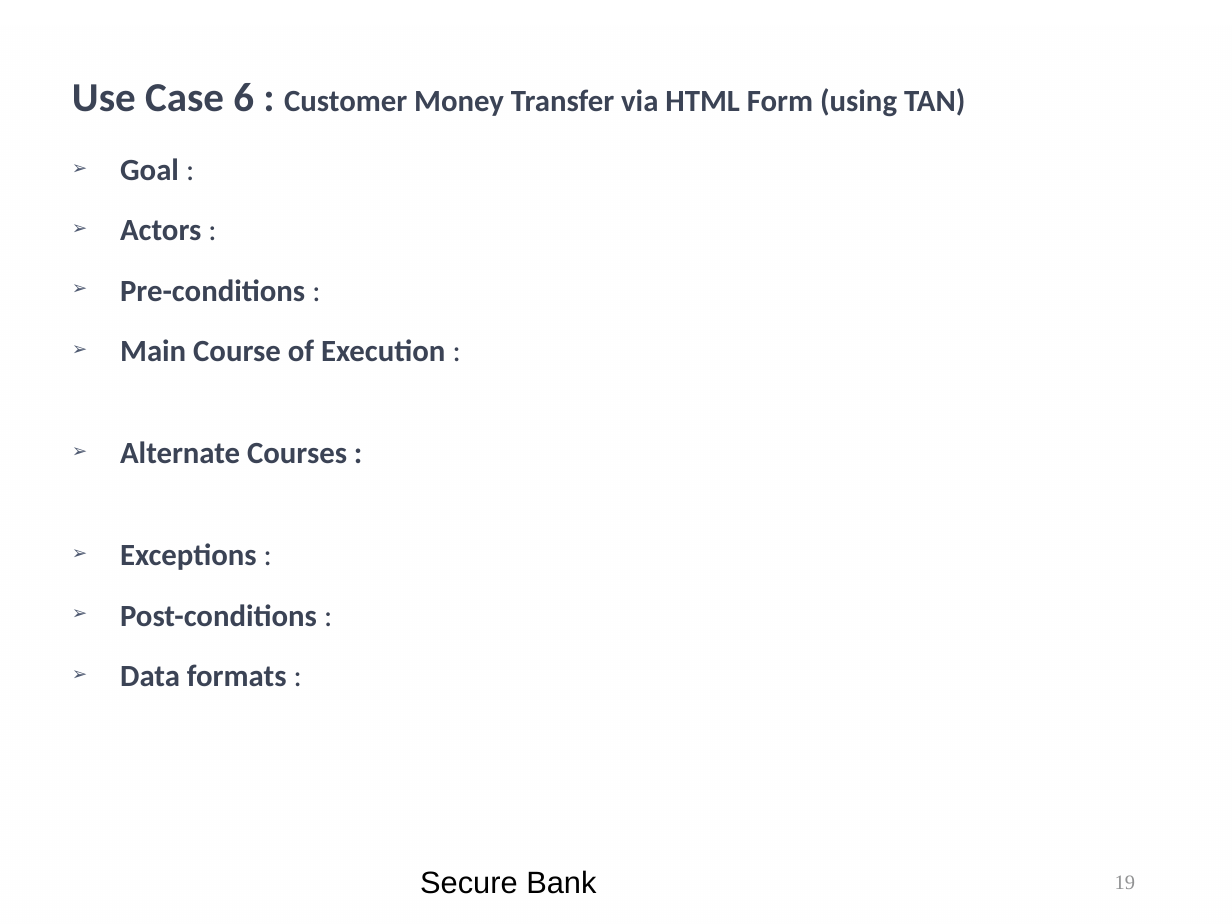
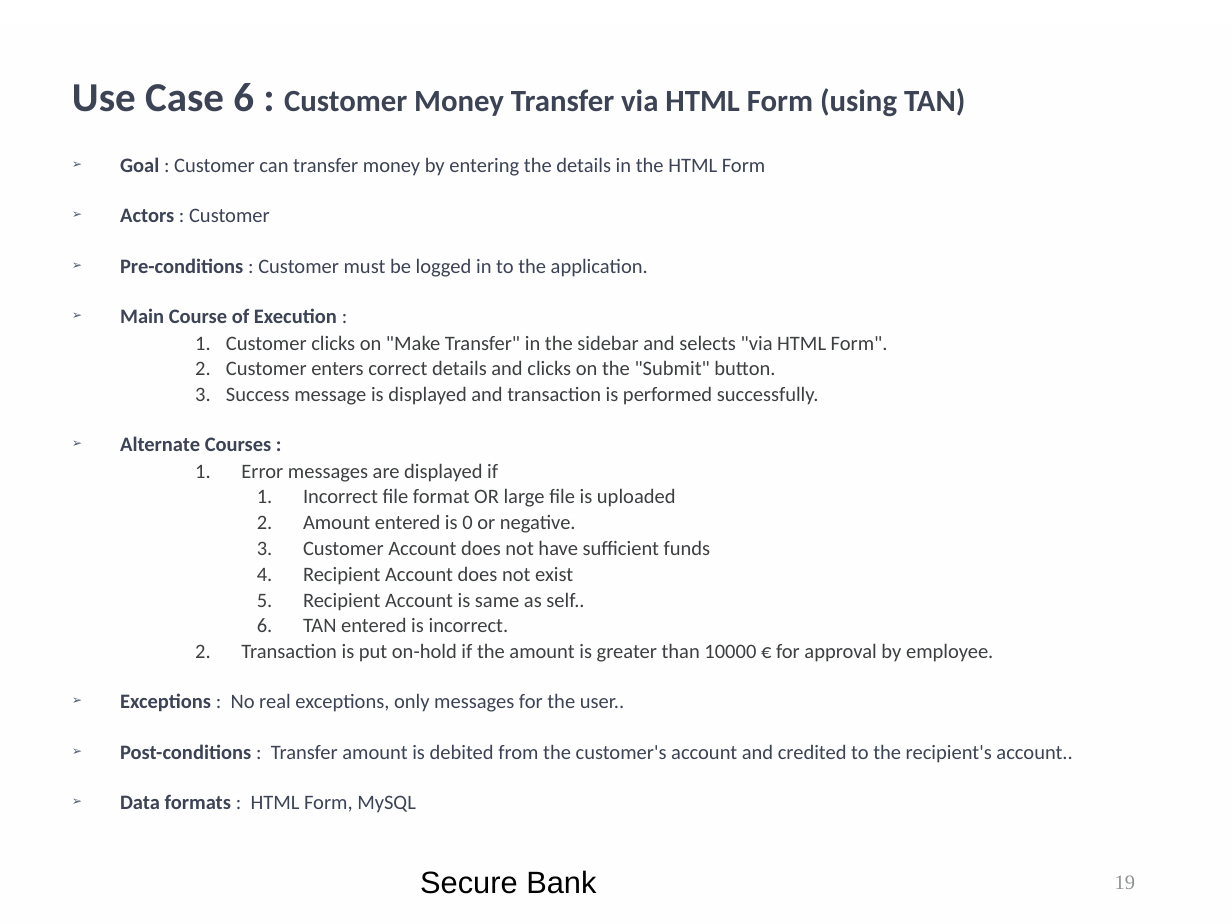
Before and after one commit to kwuerl/secure-coding-team-8, a slide deck: slide 19 of presentations/Phase3.ppt. Drawn at 1232x924 pixels with LibreOffice and Linux fonts; fonts in the diff are those of the drawing; background and template pictures are left out. Boxes give left, top, right and bottom in pixels: in the first picture for what was removed or moved away, otherwise in the second. Text is boxed around its words. In the diff, an @@ line names an element or a change of style, - is before the commit and + after.

```diff
--- a/presentations/Phase3.ppt
+++ b/presentations/Phase3.ppt
@@ text at box(120, 157, 765, 277): text changed; size 18 to 12 pt; bold off @@
-➢ Goal :
-➢ Actors :
-➢ Pre-conditions :
+➢ Goal : Customer can transfer money by entering the details in the HTML Form
+➢ Actors : Customer
+➢ Pre-conditions : Customer must be logged in to the application.
@@ text at box(120, 308, 337, 451): size 18 to 12 pt in "Main Course of Execution :", "Alternate Courses :" @@
@@ text at box(226, 335, 888, 405): paragraphs added @@
+    1. Customer clicks on "Make Transfer" in the sidebar and selects "via HTML Form".
+    2. Customer enters correct details and clicks on the "Submit" button.
+    3. Success message is displayed and transaction is performed successfully.
@@ text at box(120, 463, 1072, 813): text changed; size 18 to 12 pt; text colour #3B4355 to #3D3F41; bold off @@
-➢ Exceptions :
-➢ Post-conditions :
-➢ Data formats :
+    1. Error messages are displayed if
+      1. Incorrect file format OR large file is uploaded
+      2. Amount entered is 0 or negative.
+      3. Customer Account does not have sufficient funds
+      4. Recipient Account does not exist
+      5. Recipient Account is same as self..
+      6. TAN entered is incorrect.
+    2. Transaction is put on-hold if the amount is greater than 10000 € for approval by employee.
+➢ Exceptions : No real exceptions, only messages for the user..
+➢ Post-conditions : Transfer amount is debited from the customer's account and credited to the recipient's account..
+➢ Data formats : HTML Form, MySQL
```
Also in this commit, not shown: 11 other slides changed, 1 slide added.
